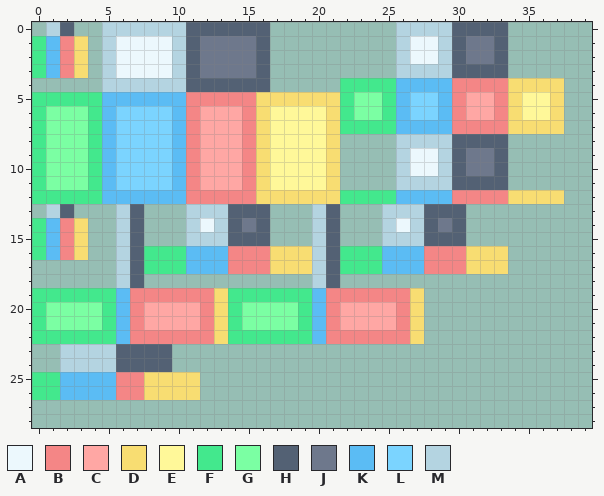
Edited in one commit: pixel-art sprite (models/duck.png). Above, as it was before the edit.
The file is 64x64 pixels. Shown: x 0..39, y 0..28.
Palette (. is transparent): A #ecf8fd  B #f48686  C #ffa7a4  D #f8dd72  E #fff899  F #43e88d  G #7bffa3  H #536174  J #6e788c  K #5bbcf4  L #7bd4ff  M #b4d4e1
Pixels before, first column x 0:
 0 .MH..MMMMMMHHHHHH.........MMMMHHHH....
 1 FKBD.MAAAAMHJJJJH.........MAAMHJJH....
 2 FKBD.MAAAAMHJJJJH.........MAAMHJJH....
 3 FKBD.MAAAAMHJJJJH.........MMMMHHHH....
 4 .....MMMMMMHHHHHH.....FFFFKKKKBBBBDDDD
 5 FFFFFKKKKKKBBBBBDDDDDDFGGFKLLKBCCBDEED
 6 FGGGFKLLLLKBCCCBDEEEEDFGGFKLLKBCCBDEED
 7 FGGGFKLLLLKBCCCBDEEEEDFFFFKKKKBBBBDDDD
 8 FGGGFKLLLLKBCCCBDEEEED....MMMMHHHH....
 9 FGGGFKLLLLKBCCCBDEEEED....MAAMHJJH....
10 FGGGFKLLLLKBCCCBDEEEED....MAAMHJJH....
11 FGGGFKLLLLKBCCCBDEEEED....MMMMHHHH....
12 FFFFFKKKKKKBBBBBDDDDDDFFFFKKKKBBBBDDDD
13 .MH...MH...MMMHHH...MH...MMMHHH.......
14 FKBD..MH...MAMHJH...MH...MAMHJH.......
15 FKBD..MH...MMMHHH...MH...MMMHHH.......
16 FKBD..MHFFFKKKBBBDDDMHFFFKKKBBBDDD....
17 ......MHFFFKKKBBBDDDMHFFFKKKBBBDDD....
18 ......MH............MH................
19 FFFFFFKBBBBBBDFFFFFFKBBBBBBD..........
20 FGGGGFKBCCCCBDFGGGGFKBCCCCBD..........
21 FGGGGFKBCCCCBDFGGGGFKBCCCCBD..........
22 FFFFFFKBBBBBBDFFFFFFKBBBBBBD..........
23 ..MMMMHHHH............................
24 ..MMMMHHHH............................
25 FFKKKKBBDDDD..........................
26 FFKKKKBBDDDD..........................
The same view after the edit:
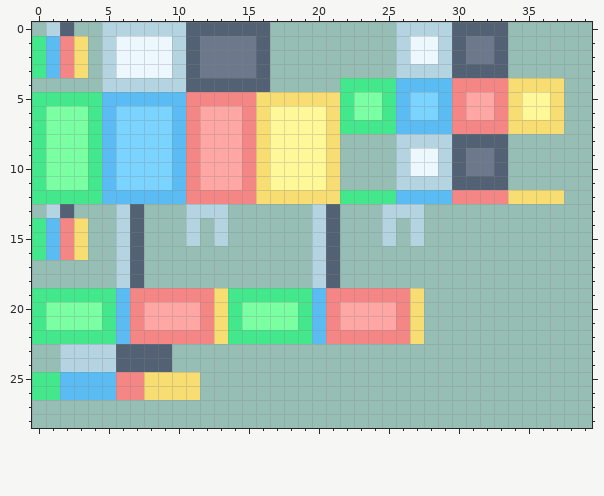
Difference:
{"y":13,"x":14,"old":"HHH","new":"..."}
{"y":13,"x":28,"old":"HHH","new":"..."}
{"y":14,"x":12,"old":"A","new":"."}
{"y":14,"x":14,"old":"HJH","new":"..."}
{"y":14,"x":26,"old":"A","new":"."}
{"y":14,"x":28,"old":"HJH","new":"..."}
{"y":15,"x":12,"old":"M","new":"."}
{"y":15,"x":14,"old":"HHH","new":"..."}
{"y":15,"x":26,"old":"M","new":"."}
{"y":15,"x":28,"old":"HHH","new":"..."}
{"y":16,"x":8,"old":"FFFKKKBBBDDD","new":"............"}
{"y":16,"x":22,"old":"FFFKKKBBBDDD","new":"............"}
{"y":17,"x":8,"old":"FFFKKKBBBDDD","new":"............"}
{"y":17,"x":22,"old":"FFFKKKBBBDDD","new":"............"}
